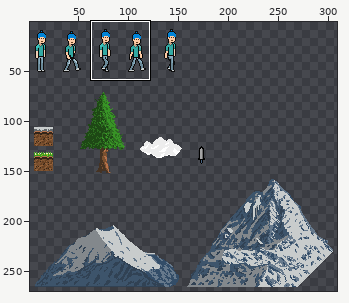
Sprite sheet -- prima_endaufgabe_grether_benedikt/Assets/Sprite/allSprites.png. The first picture is a wide view before the edit; the outline marks the close-up.
Close-up. As it was:
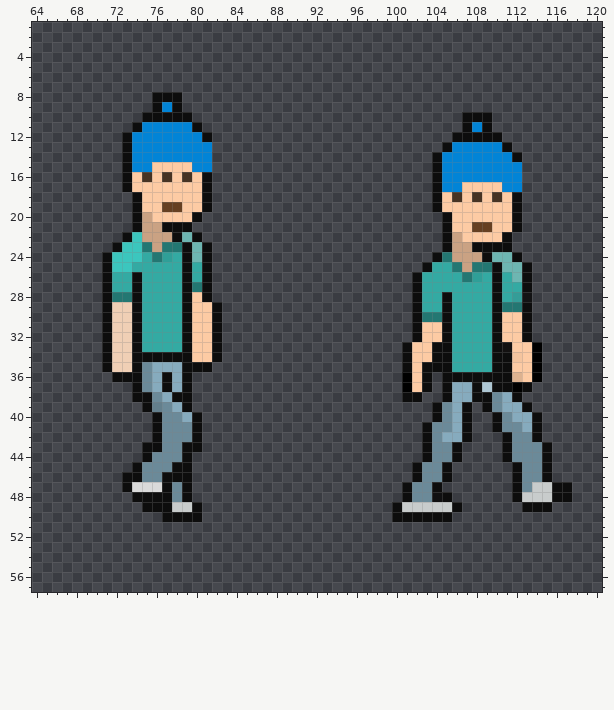
The file is 327x279 pixels. Pixels under 10% opacity are left out. Colours within 5 levels of each other are drawn and written as one. Shown: x 64..120, y 1..57. The wide view leaves out empty margins. The commit also changed other parts of the picture, which this record leaves out.
After:
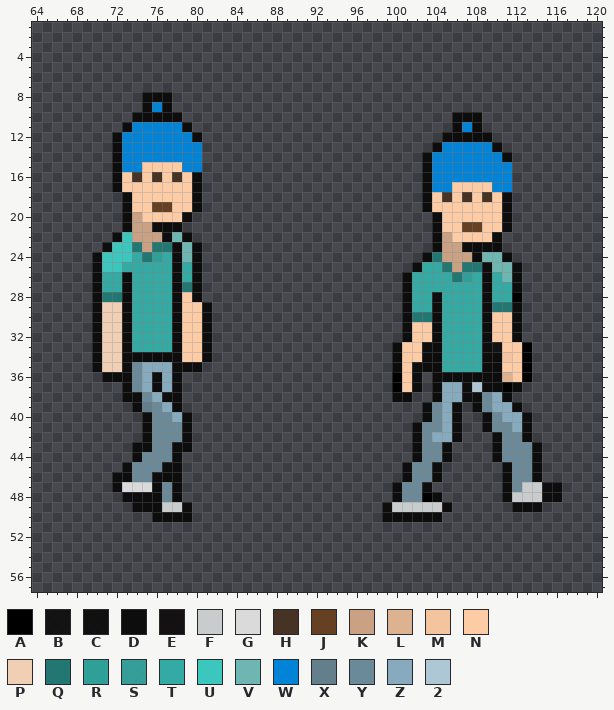
Palette (. is transparent): A #000000  B #0d0d0de3  C #0d0d0ded  D #0d0d0d  E #131111  F #c8cccc  G #dadada  H #463323  J #664022  K #caa283  L #ddb290  M #f4c49e  N #fdcba4  P #f0cfb5  Q #237772  R #2f9f98  S #33aaa3e1  T #33aaa3  U #3bc6be  V #6db6b2  W #0184d7  X #637f8c  Y #6b8a99  Z #86abbe  2 #aec7d4
The exact change:
@@ x 64..120 @@
  7 .........................................................
- 8 ............DDD..........................................
- 9 ............DWD..........................................
-10 ...........DDDDD...........................DDD...........
-11 ..........DWWWWWD..........................DWD...........
-12 .........DWWWWWWWD........................DDDDD..........
-13 .........DWWWWWWWW.......................DWWWWWD.........
-14 .........DWWWWWWWW......................DWWWWWWWD........
-15 .........DWWNNNNWW......................DWWWWWWWW........
-16 .........DNHNHNHND......................DWWWWWWWW........
-17 .........DNNNNNNND......................DWWNNNNWW........
-18 ..........DNNNNNND......................DNHNHNHND........
-19 ..........DNNJJNND......................DNNNNNNND........
-20 ..........DKNNNND........................DNNNNNND........
-21 ..........DKKDDD.........................DNNJJNND........
-22 .........DUKKKDVD........................DKNNNND.........
-23 ........DUUQKQQDVD.......................DKKDDDD.........
-24 .......DUUUTQRTDVD......................DQKKKDVVD........
-25 .......DUUTTTTTDTD.....................DTTQKQQDVVD.......
-26 .......DTTDTTTTDTD....................DTTTTQRTDTVD.......
-27 .......DTTDTTTTDQD....................DTTTTTTTDTTD.......
-28 .......DQQDTTTTDND....................DTTDTTTTDTSB.......
-29 .......DPPDTTTTDNND...................DTTDTTTTDQQD.......
-30 .......DPPDTTTTDNND...................DQQDTTTTDNND.......
-31 .......DPPDTTTTDNND...................DNNDTTTTDNND.......
-32 .......DPPDTTTTDNND...................DNNDTTTTDNND.......
-33 .......DPPDTTTTDNND..................DNNDDTTTTDENNA......
-34 .......DPPDDDDDDNND..................DNNDDTTTTDDMNA......
-35 .......DPPDYZZZDDD...................DNDDDTTTTDDNNA......
-36 ........DDDYZDZD.....................AND.DDDDDDDLNA......
-37 ..........DYZDZD.....................AND.DZZD2DDAD.......
-38 ..........DDYZDD.....................DD..DZZDDYZD........
-39 ...........DXYZD........................DYZD.DYZZD.......
-40 ............DYYZD.......................DYZD..DYZZD......
-41 ............DYYYD......................DYYZD..DYYZD......
-42 ............DYYYD......................DYZZD...DYYD......
-43 ...........DDYYDD......................DYYD....DYYYD.....
-44 ...........DYYYD.......................DYYD....DYYYD.....
-45 ..........DYYYDD......................DYYD......DYYD.....
-46 .........DDYYDDD......................DYYD......DYYD.....
-47 .........DGGGDYD.....................DYYD.......DYFFDD...
-48 ..........DDDDYD.....................DYYCD......DFFFDD...
-49 ...........DDDFFD...................DFFFFFD......DDD.....
-50 .............DDDD...................DDDDDD...............
+ 8 ...........DDD...........................................
+ 9 ...........DWD...........................................
+10 ..........DDDDD...........................DDD............
+11 .........DWWWWWD..........................DWD............
+12 ........DWWWWWWWD........................DDDDD...........
+13 ........DWWWWWWWW.......................DWWWWWD..........
+14 ........DWWWWWWWW......................DWWWWWWWD.........
+15 ........DWWNNNNWW......................DWWWWWWWW.........
+16 ........DNHNHNHND......................DWWWWWWWW.........
+17 ........DNNNNNNND......................DWWNNNNWW.........
+18 .........DNNNNNND......................DNHNHNHND.........
+19 .........DNNJJNND......................DNNNNNNND.........
+20 .........DKNNNND........................DNNNNNND.........
+21 .........DKKDDD.........................DNNJJNND.........
+22 ........DUKKKDVD........................DKNNNND..........
+23 .......DUUQKQQDVD.......................DKKDDDD..........
+24 ......DUUUTQRTDVD......................DQKKKDVVD.........
+25 ......DUUTTTTTDTD.....................DTTQKQQDVVD........
+26 ......DTTDTTTTDTD....................DTTTTQRTDTVD........
+27 ......DTTDTTTTDQD....................DTTTTTTTDTTD........
+28 ......DQQDTTTTDND....................DTTDTTTTDTTA........
+29 ......DPPDTTTTDNND...................DTTDTTTTDQQD........
+30 ......DPPDTTTTDNND...................DQQDTTTTDNND........
+31 ......DPPDTTTTDNND...................DNNDTTTTDNND........
+32 ......DPPDTTTTDNND...................DNNDTTTTDNND........
+33 ......DPPDTTTTDNND..................DNNDDTTTTDENNA.......
+34 ......DPPDDDDDDNND..................DNNDDTTTTDDMNA.......
+35 ......DPPDYZZZDDD...................DNDDDTTTTDDNNA.......
+36 .......DDDYZDZD.....................AND.DDDDDDDLNA.......
+37 .........DYZDZD.....................AND.DZZD2DDAD........
+38 .........DDYZDD.....................DD..DZZDDYZD.........
+39 ..........DXYZD........................DYZD.DYZZD........
+40 ...........DYYZD.......................DYZD..DYZZD.......
+41 ...........DYYYD......................DYYZD..DYYZD.......
+42 ...........DYYYD......................DYZZD...DYYD.......
+43 ..........DDYYDD......................DYYD....DYYYD......
+44 ..........DYYYD.......................DYYD....DYYYD......
+45 .........DYYYDD......................DYYD......DYYD......
+46 ........DDYYDDD......................DYYD......DYYD......
+47 ........DGGGDYD.....................DYYD.......DYFFDD....
+48 .........DDDDYD.....................DYYAD......DFFFDD....
+49 ..........DDDFFD...................DFFFFFD......DDD......
+50 ............DDDD...................DDDDDD................
 51 .........................................................
Pixel boxes of the changes (left, top, right, bottom) in both close-ups:
changed: (92, 92, 222, 522)
changed: (382, 112, 572, 522)
